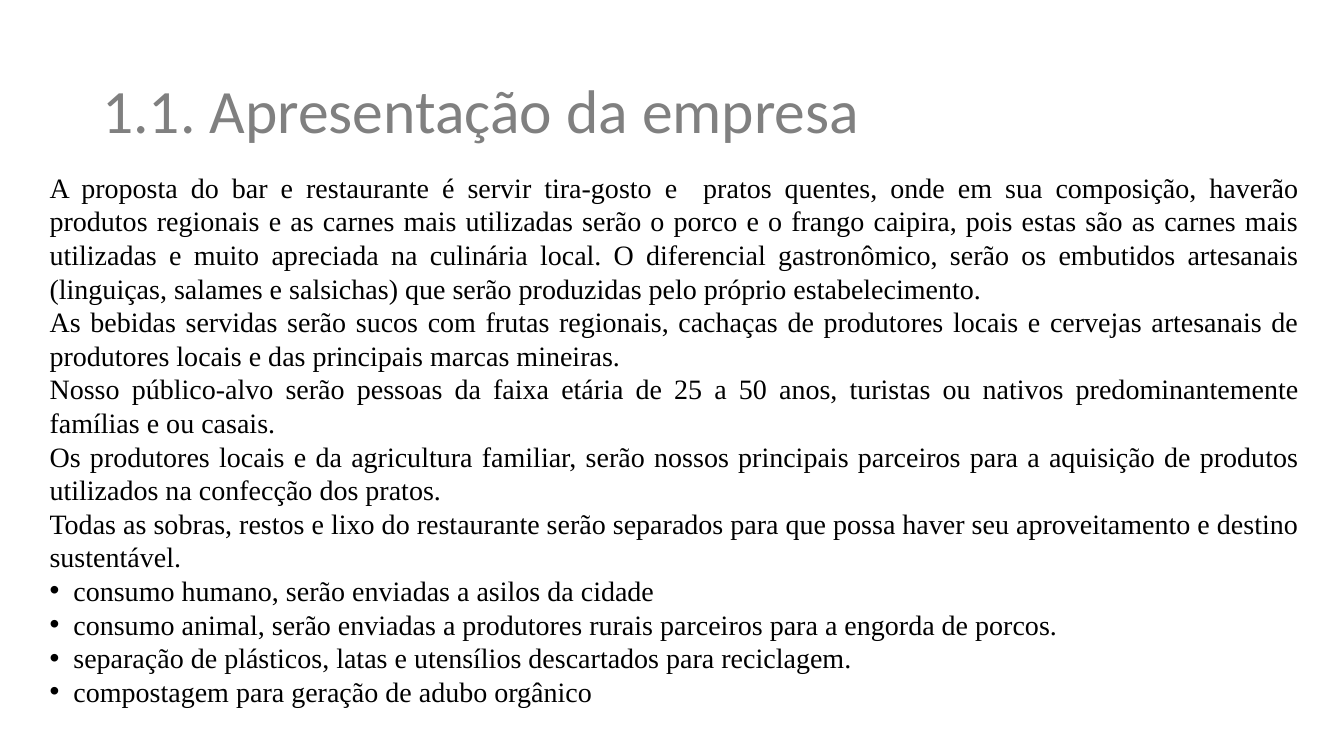
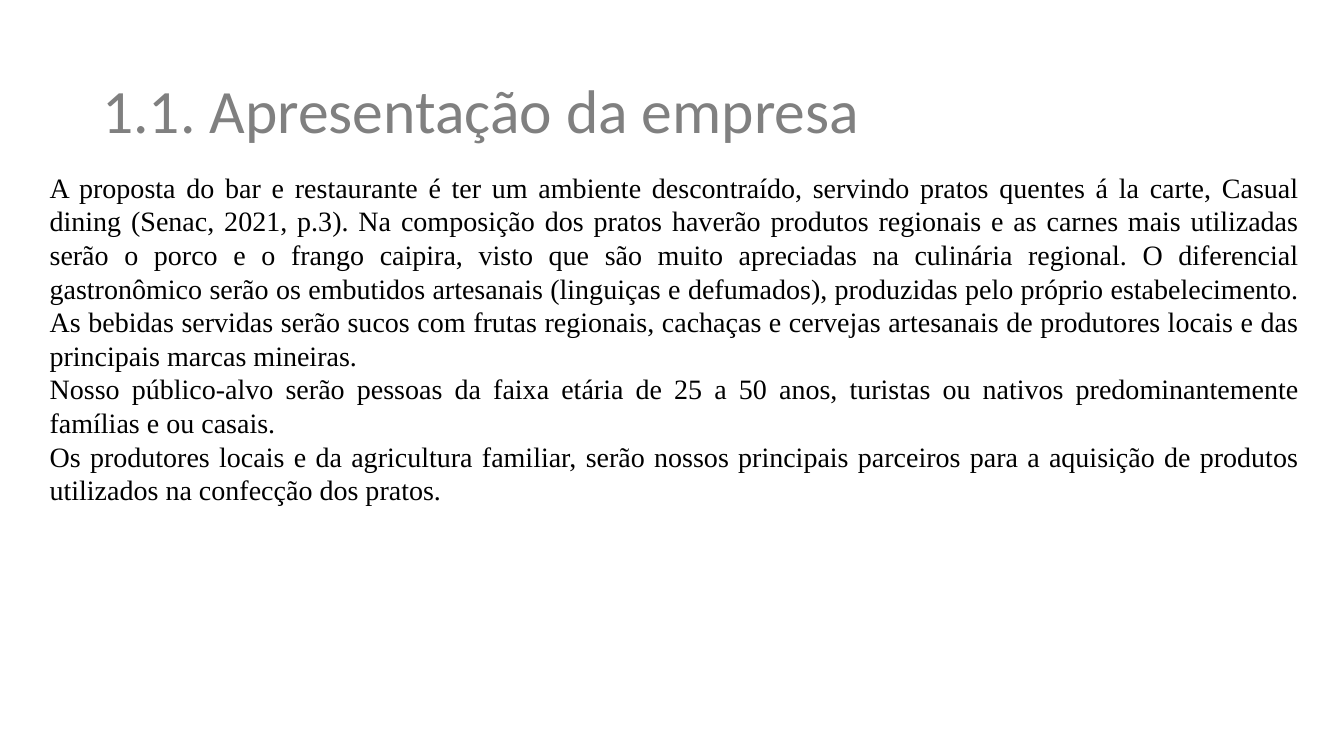
Before and after one commit to renatomarcio18081971/trabalhodeconclusao, a slide deck: slide 3 of plano-de-negocios-restaurante-tioto.pptx. Drawn at 1344x756 pixels with LibreOffice and Linux fonts; fonts in the diff are those of the drawing; background and template pictures are left out. Boxes give left, top, right and bottom in pixels: in the first picture for what was removed or moved away, otherwise in the second. Text is boxed around its words. In the diff, an @@ line names an element or a change of style, - is before the commit and + after.

Commit message:
finalizado produtos e servicos

```diff
--- a/plano-de-negocios-restaurante-tioto.pptx
+++ b/plano-de-negocios-restaurante-tioto.pptx
@@ text at (x1=50, y1=178, x2=1298, y2=371): text changed @@
-A proposta do bar e restaurante é servir tira-gosto e pratos quentes, onde em sua composição, haverão produtos regionais e as carnes mais utilizadas serão o porco e o frango caipira, pois estas são as carnes mais utilizadas e muito apreciada na culinária local. O diferencial gastronômico, serão os embutidos artesanais (linguiças, salames e salsichas) que serão produzidas pelo próprio estabelecimento.
-As bebidas servidas serão sucos com frutas regionais, cachaças de produtores locais e cervejas artesanais de produtores locais e das principais marcas mineiras.
+A proposta do bar e restaurante é ter um ambiente descontraído, servindo pratos quentes á la carte, Casual dining (Senac, 2021, p.3). Na composição dos pratos haverão produtos regionais e as carnes mais utilizadas serão o porco e o frango caipira, visto que são muito apreciadas na culinária regional. O diferencial gastronômico serão os embutidos artesanais (linguiças e defumados), produzidas pelo próprio estabelecimento.
+As bebidas servidas serão sucos com frutas regionais, cachaças e cervejas artesanais de produtores locais e das principais marcas mineiras.
@@ text at (x1=50, y1=514, x2=1298, y2=707): paragraphs removed @@
-Todas as sobras, restos e lixo do restaurante serão separados para que possa haver seu aproveitamento e destino sustentável.
-• consumo humano, serão enviadas a asilos da cidade
-• consumo animal, serão enviadas a produtores rurais parceiros para a engorda de porcos.
-• separação de plásticos, latas e utensílios descartados para reciclagem.
-• compostagem para geração de adubo orgânico
```
Also in this commit, not shown: 4 other slides changed.
